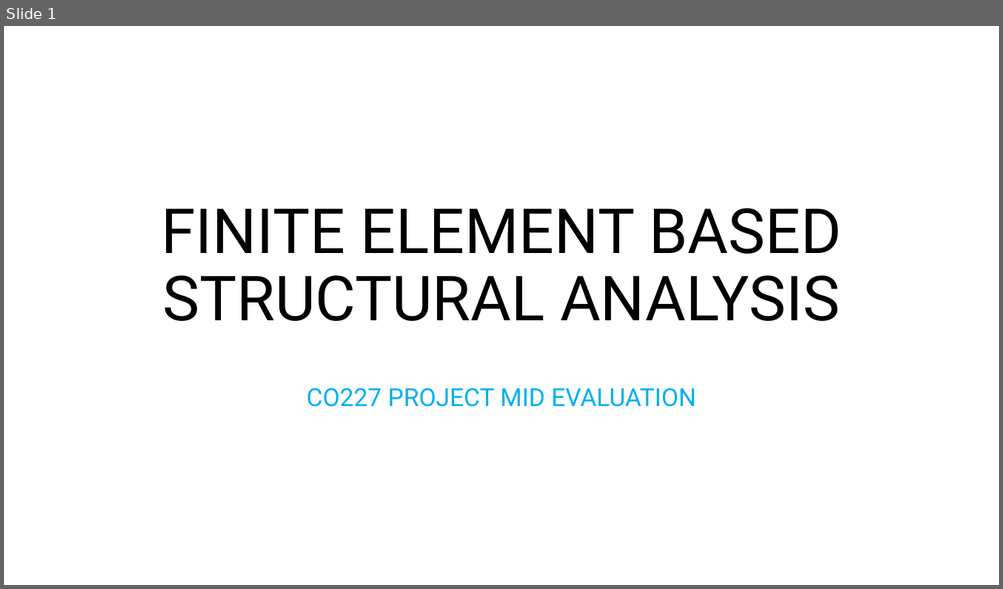
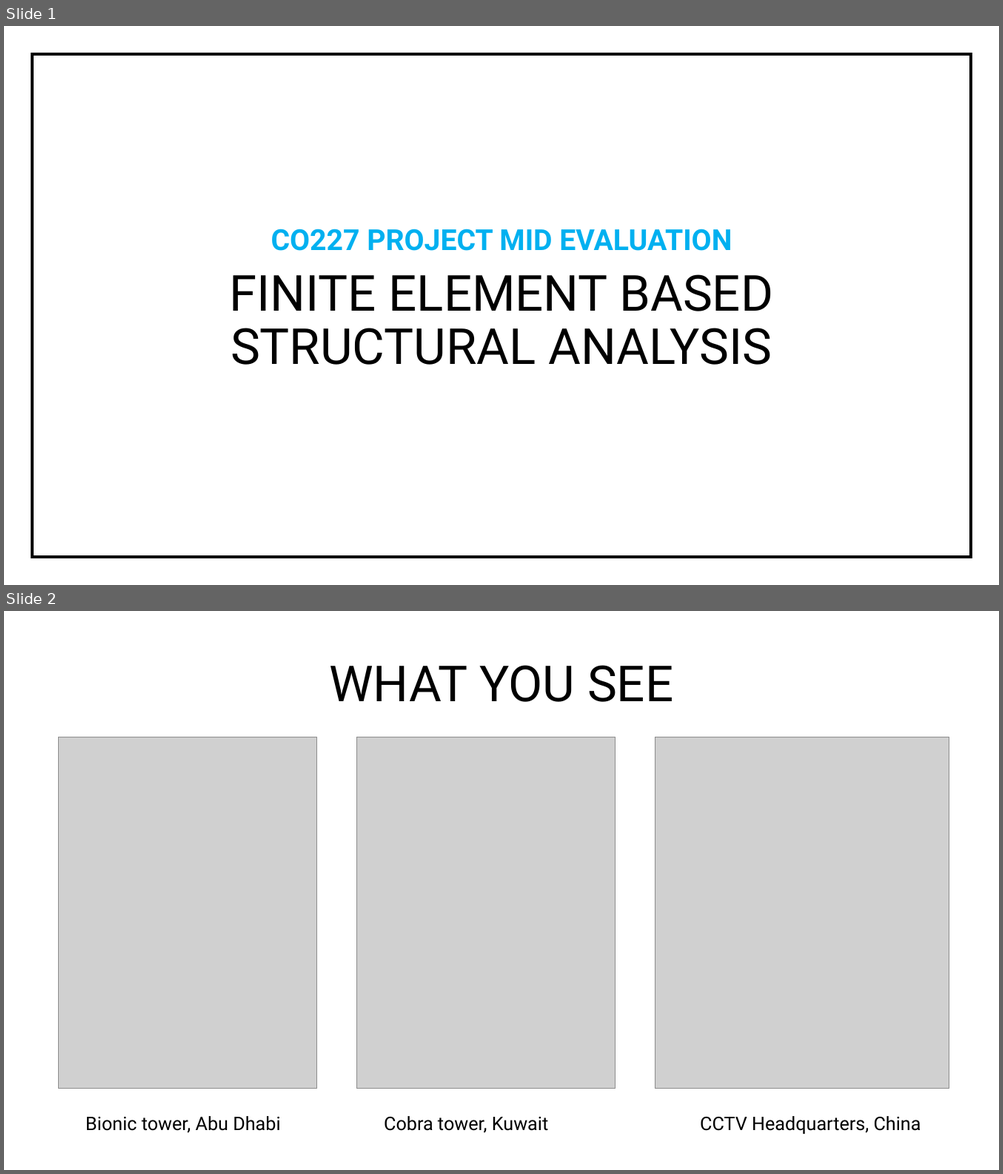
Before and after one commit to imsuneth/FEM, a slide deck: Documentations/Mid evaluation presentation/FINITE ELEMENT BASED STRUCTURAL ANALYSIS.pptx. Shown one above the other, each under a label of ours: slide 1 before the commit, slides 1 and 2 after it. The pictures are 1003x589 and 1003x1174 pixels, drawn with LibreOffice and Linux fonts; fonts in the diff are those of the drawing; grey boxes stand for pictures. Boxes give left, top, right and bottom in pixels: in the first picture for what was removed or moved away, otherwise in the second. Text is boxed around its words. In the diff, an @@ line names an element or a change of style, - is before the commit and + after.

```diff
--- a/Documentations/Mid evaluation presentation/FINITE ELEMENT BASED STRUCTURAL ANALYSIS.pptx
+++ b/Documentations/Mid evaluation presentation/FINITE ELEMENT BASED STRUCTURAL ANALYSIS.pptx
@@ slide 2 added at [4,611,999,1170], background #FFFFFF @@
@@ text added at [329,665,673,702], 48 pt, text #000000 @@
+WHAT YOU SEE
@@ picture added at [59,737,316,1089] @@
@@ picture added at [357,737,615,1089] @@
@@ picture added at [655,737,949,1089] @@
@@ text added at [85,1116,280,1133], 18 pt, text #000000 @@
+Bionic tower, Abu Dhabi
@@ text added at [384,1116,548,1133], 18 pt, text #000000 @@
+Cobra tower, Kuwait
@@ text added at [700,1116,921,1134], 18 pt, text #000000 @@
+CCTV Headquarters, China
@@ slide 1 changed as well @@
@@ rectangle added at [32,54,971,558], outline #000000 3 pt @@
@@ text "CO227 PROJECT MID EVALUATION": place and size @@
-text "CO227 PROJECT MID EVALUATION" at [307,388,696,407]
+text "CO227 PROJECT MID EVALUATION" at [271,229,731,251]
@@ text "CO227 PROJECT MID EVALUATION" at [271,229,731,251]: size 24 to 28 pt, bold on @@
@@ text at [229,275,773,365]: text changed; size 60 to 48 pt @@
-FINITE ELEMENT BASED STRUCTURAL ANALYSIS
+FINITE ELEMENT BASED
+STRUCTURAL ANALYSIS
```
Also in this commit, not shown: 14 other slides added, 1 slide removed, 11 other files.
